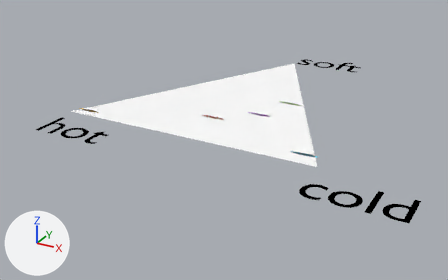
The Blender file cgs-oop/oop-blender-demo.blend, before and after one commit.
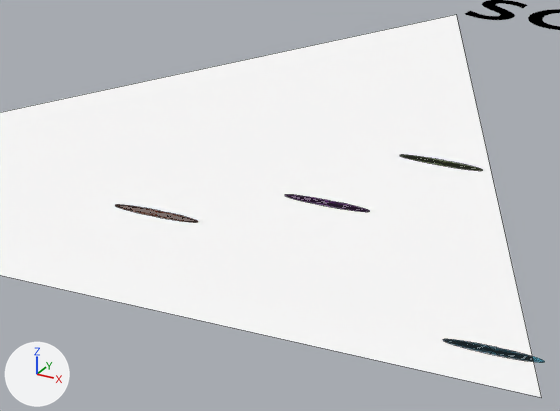
The first picture shows the older version from a 50 mm lens placed at (7.92, -8.32, 4.27), pointed at (2.49, 1.55, -0.66). The close-ups show both versions on the part from 38% to 72% of the width and 21% to 61% of the height of that picture; other places that the commit changed are outside them. Every picture has the same lights, and +X, +Y and +Z are marked at lower left. The close-ups show mesh edges as thin lines.

The first close-up shows 'Text.001', 'culture_1', 'culture_2', 'culture_3', 'culture_4', 'kernel'.
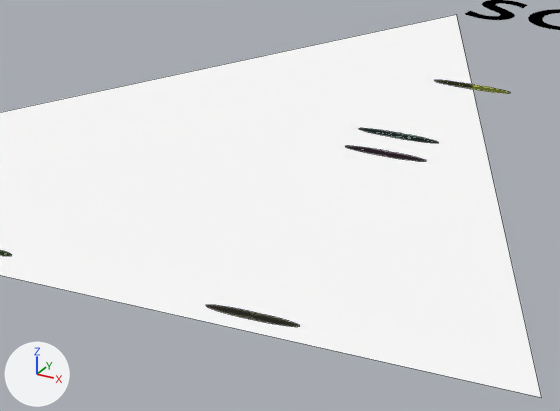
Edits to the bpy script that builds the scene:
```text
Change ob_culture_4:
    ob_culture_4.location: (3.226, 1.591, 0.0) -> (3.153, 3.688, 0.0)
Change ob_culture_3:
    ob_culture_3.location: (3.499, 2.42, 0.0) -> (3.182, 2.405, 0.0)
Change ob_culture_2:
    ob_culture_2.location: (4.644, 0.338, 0.0) -> (1.956, 0.232, 0.0)
Change ob_culture_1:
    ob_culture_1.location: (2.533, 1.047, 0.0) -> (3.125, 2.703, 0.0)
Change ob_culture_0:
    ob_culture_0.location: (0.262, 0.209, 0.0) -> (3.543, 0.161, 0.0)
```

Changed parts and their boxes (x1, y1, x2, y2) in the close-ups (560 x 411 px):
'culture_2', moved
    before: (443, 339, 545, 362)
    after: (0, 250, 12, 256)
'culture_4', moved
    before: (286, 195, 368, 212)
    after: (434, 80, 510, 93)
'culture_1', moved
    before: (116, 205, 198, 222)
    after: (359, 128, 439, 143)
'culture_3', moved
    before: (401, 155, 482, 171)
    after: (345, 146, 425, 161)
'culture_0', moved (not visible before)
    after: (206, 305, 300, 327)
